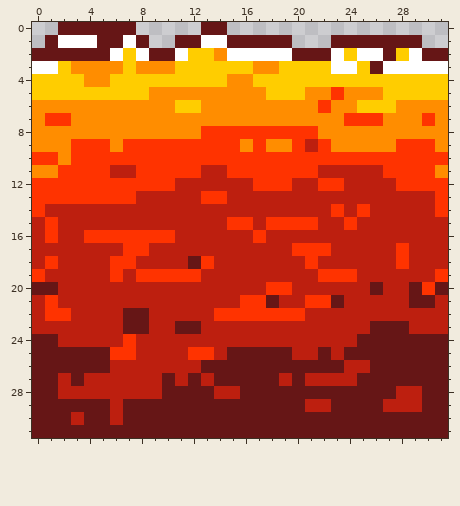
Edited in one commit: pixel-art sprite (sprites/images/spr_lava_2.png). Above, as it was before the edit.
The file is 32x32 pixels.
The same view after the edit:
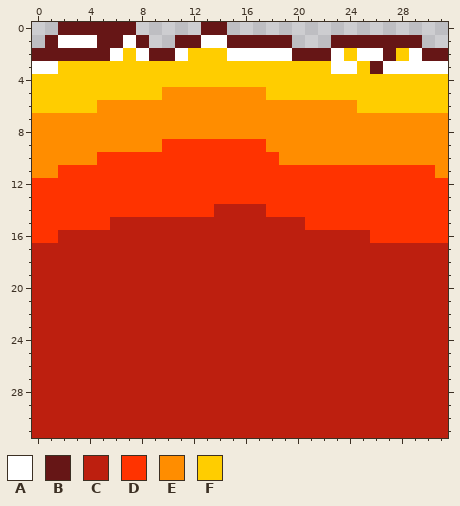
Palette (. is transparent): A #ffffff  B #661616  C #bd1f0f  D #ff3300  E #ff8d00  F #ffcd00
Author's note on the commit: Hecho saltador para el boss 4 (hay que colocarlos), reskineadas lava y suelo que cae
Changes in this commit:
The author changed colour B to colour C in row 18 at x 12; in row 20 at x 0 to 1, 26, 29 and 31; in row 21 at x 18, 23 and 29 to 30; in row 22 at x 7 to 8; in row 23 at x 7 to 8, 11 to 12 and 26 to 28; in row 24 at x 0 to 1 and 25 to 31.
The author changed colour B to colour C in row 25 at x 0 to 5, 15 to 19, 22 and 24 to 31; in row 26 at x 0 to 5, 13 to 23 and 26 to 31; in row 27 at x 0 to 1, 3, 10, 12, 14 to 18, 20 and 25 to 31; in row 28 at x 0 to 1, 10 to 13, 16 to 27 and 30 to 31; in row 29 at x 0 to 5, 7 to 20, 23 to 26 and 30 to 31; in row 30 at x 0 to 2, 4 to 5 and 7 to 31.
The author changed colour B to colour C in row 31 at x 0 to 31.
The author changed colour D to colour C in row 15 at x 15 to 16 and 18 to 20; in row 16 at x 4 to 10 and 17; in row 17 at x 7 to 8, 20 to 22 and 28; in row 18 at x 1, 6 to 7, 13, 21 and 28; in row 19 at x 0, 6, 8 to 12, 22 to 24 and 31; in row 20 at x 18 to 19 and 30.
The author changed colour D to colour C in row 21 at x 1, 16 to 17 and 21 to 22; in row 22 at x 1 to 2 and 14 to 20; in row 24 at x 7; in row 25 at x 6 to 7 and 12 to 13.
The author changed colour C to colour D in row 11 at x 6 to 7, 13 to 14 and 22 to 26; in row 12 at x 11 to 16, 20 to 21 and 24 to 27; in row 13 at x 8 to 12 and 15 to 30; in row 14 at x 1 to 13, 18 to 22, 24 and 26 to 30; in row 15 at x 0, 2 to 5, 22 to 23 and 25 to 31; in row 16 at x 0 and 26 to 31.
The author changed colour E to colour D in row 9 at x 16.
The author changed colour C to colour E in row 9 at x 21.
The author changed colour D to colour E in row 6 at x 22; in row 7 at x 1 to 2, 24 to 26 and 30; in row 8 at x 13 to 21; in row 9 at x 3 to 5, 7 to 9, 20, 22 and 28 to 30; in row 10 at x 0 to 1, 3 to 4 and 19 to 31.
The author changed colour F to colour E in row 6 at x 11 to 12.
The author changed colour D to colour F in row 5 at x 23.
The author changed colour E to colour F in row 2 at x 14; in row 3 at x 3 to 6, 8 to 10 and 17 to 18; in row 4 at x 4 to 5 and 15 to 16; in row 5 at x 9, 21 to 22 and 24 to 26; in row 6 at x 0 to 4 and 28 to 31.
Boxes around the changes in both pictures, in picture pixels (x1, y1, x2, y2):
changed: (32, 48, 448, 438)
